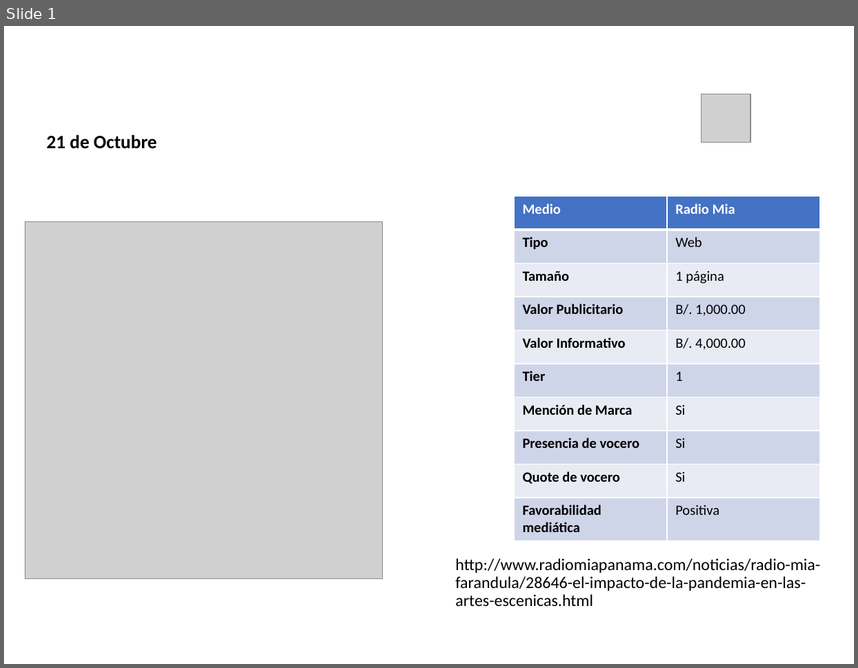
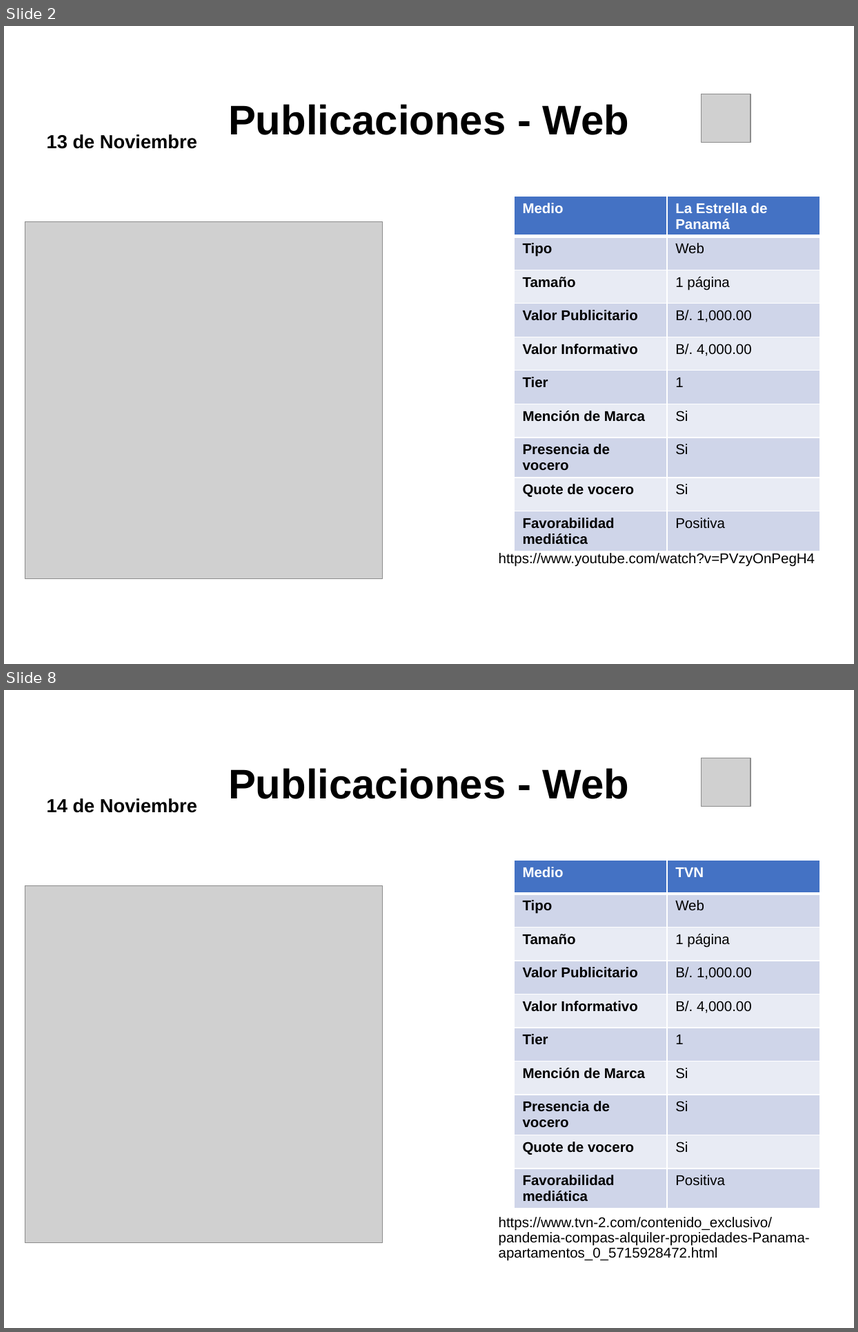
Before and after one commit to dgarci23/Report-Generator, a slide deck: Presentacion Terminada.pptx. Shown one above the other, each under a label of ours: slide 1 before the commit, slides 2 and 8 after it; the slides between them are not shown. The pictures are 858x668 and 858x1332 pixels, drawn with LibreOffice and Linux fonts; fonts in the diff are those of the drawing; grey boxes stand for pictures; background and template pictures are left out. Boxes give left, top, right and bottom in pixels: in the first picture for what was removed or moved away, otherwise in the second. Text is boxed around its words. In the diff, an @@ line names an element or a change of style, - is before the commit and + after.

```diff
--- a/Presentacion Terminada.pptx
+++ b/Presentacion Terminada.pptx
@@ slide 8 added at (4, 690, 854, 1328), background picture (left out) @@
@@ title added at (228, 768, 629, 799), 35 pt, text #000000, bold @@
+Publicaciones - Web
@@ picture added at (701, 758, 751, 807) @@
@@ text added at (47, 798, 197, 813), 16 pt, text #000000, bold @@
+14 de Noviembre
@@ table added at (514, 860, 820, 1204), 10 rows, 2 columns @@
+Medio | TVN
+Tipo | Web
+Tamaño | 1 página
+Valor Publicitario | B/. 1,000.00
+Valor Informativo | B/. 4,000.00
+Tier | 1
+Mención de Marca | Si
+Presencia de vocero | Si
+Quote de vocero | Si
+Favorabilidad mediática | Positiva
@@ picture added at (25, 885, 382, 1243) @@
@@ text added at (499, 1216, 810, 1261), 12 pt, text #000000 @@
+https://www.tvn-2.com/contenido_exclusivo/pandemia-compas-alquiler-propiedades-Panama-apartamentos_0_5715928472.html
@@ what was slide 1 is now slide 2 @@
@@ slide 2 changed as well @@
@@ title "Publicaciones - Web": place and size @@
-title "Publicaciones - Web" at (125, 27, 682, 96)
+title "Publicaciones - Web" at (228, 104, 629, 135)
@@ title "Publicaciones - Web" at (228, 104, 629, 135): font Calibri to Arial, text colour #FFFFFF to #000000 @@
@@ text at (47, 134, 197, 149): text changed; font Calibri to Arial @@
-21 de Octubre
+13 de Noviembre
@@ table at (514, 196, 820, 547) @@
-row 1, column 2: Radio Mia
+row 1, column 2: La Estrella de Panamá
@@ font Calibri to Arial @@
@@ text at (499, 552, 815, 566): text changed; size 14 to 12 pt; font Calibri to Arial @@
-http://www.radiomiapanama.com/noticias/radio-mia-farandula/28646-el-impacto-de-la-pandemia-en-las-artes-escenicas.html
+https://www.youtube.com/watch?v=PVzyOnPegH4
```
Also in this commit, not shown: 2 other slides changed, 33 other slides added.
